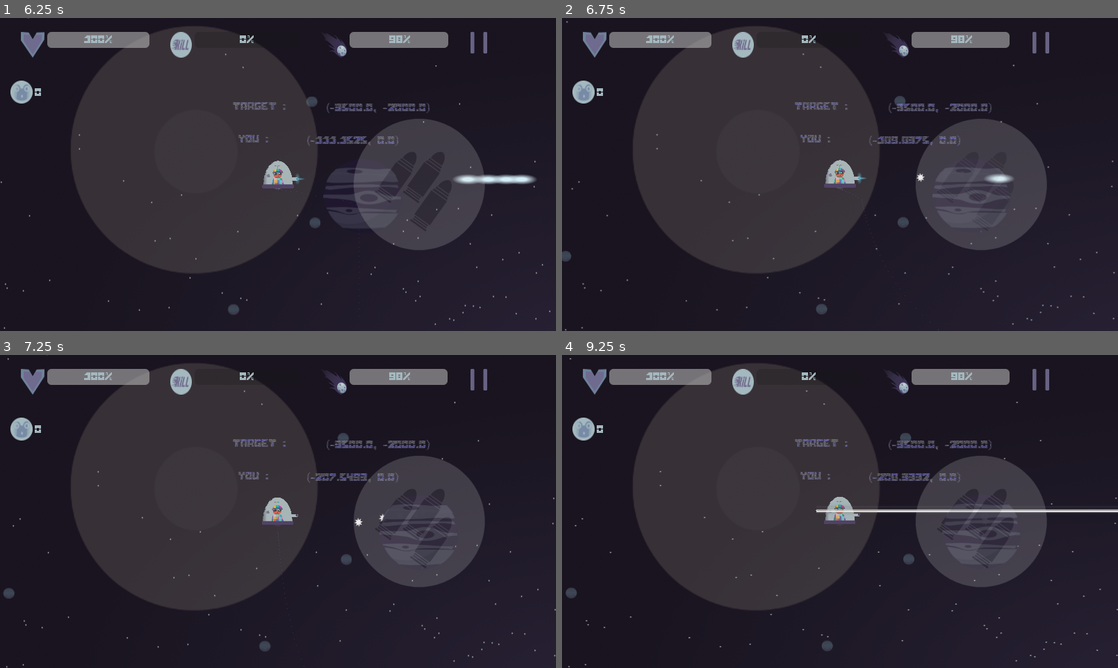
Above: before the commit, frames 1-4 (two rows, left to right).
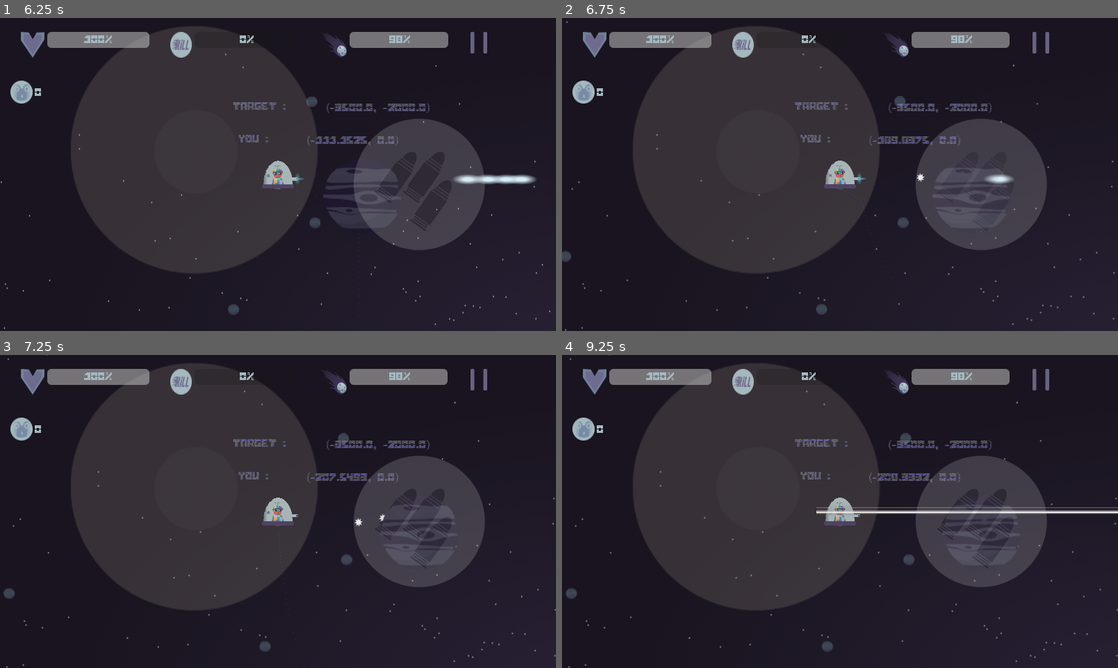
Above: after the commit, the same moments.

Repository: abhiram-ms/Froggys-space-wars--godot-version-4-
Game: Godot game, scene res://scenes/new/UI/LogIn/LogIn.tscn
Same seed, same stepped clock (60 frames per second), same inputs: the game is played once before the commit and once after it.
Inputs (mouse positions are in pixels of both pictures, inside the frame that each line leads up to):
- Up to frame 1 (6.25 s): tap Enter (ui_accept) at 0.5, 0.77, 6.02 s; move the mouse to (250, 237) at 0.52 s; hold Up (ui_up) 0.53-1.25 s; click (250, 237) at 0.67 s; drag from (444, 221) to (250, 237) at 1.27 s; click "Initiate Launch" at 2 s; click "Play" at 2.75 s; move the mouse to (111, 127) at 3.52 s; hold Down (ui_down) 3.53-4.25 s; drag from (305, 174) to (111, 127) at 4.27 s; click "Launch Mission" at 5 s; move the mouse to (194, 96) at 5.77 s; hold Down (ui_down) from 5.78 s (still down)
- Up to frame 2 (6.75 s): release Down (ui_down) at 6.5 s; drag from (962, 158) to (756, 96) at 6.52 s
- Up to frame 3 (7.25 s): no input
- Up to frame 4 (9.25 s): move the mouse to (728, 527) at 7.27 s; hold Up (ui_up) 7.28-8 s; click (728, 527) at 7.42 s; drag from (895, 442) to (840, 511) at 8.02 s; move the mouse to (812, 574) at 8.77 s; hold Up (ui_up) from 8.78 s (still down); tap Enter (ui_accept) at 9.02 s

Frame 1 is identical in both runs. In frame 2, 0.1% of the frame differs, in the area x 3-68%, y 45-100%; in frame 3, 0.1%; in frame 4, 0.9%, in the area x 0-100%, y 0-100%.

Commit message:
Add Godot 3 signal compatibility alias for camera timer

Diff:
--- a/scenes/new/vfx/CameraShake/CameraShakeComponent.gd
+++ b/scenes/new/vfx/CameraShake/CameraShakeComponent.gd
@@ -76,6 +76,10 @@
 		0.1
 	)
 
+# Compatibility for old scene signal connection names that came from Godot 3.
+func _on_Timer_timeout():
+	_on_timer_timeout()
+
 func showBlood():
 	animator.play("showBlood")
 	await get_tree().create_timer(3.0, true).timeout
